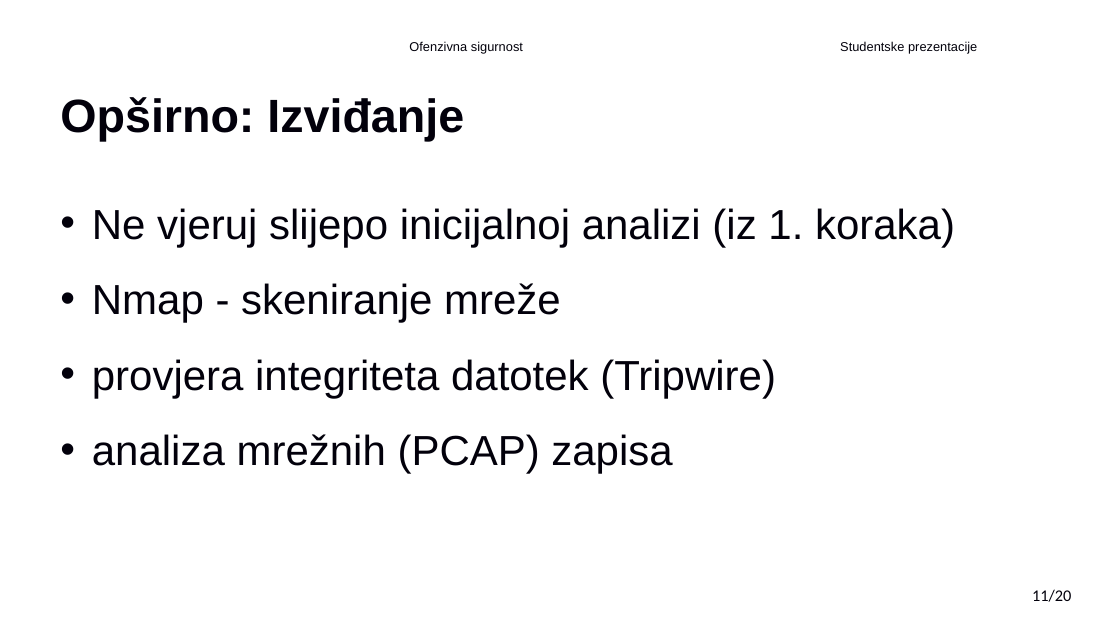
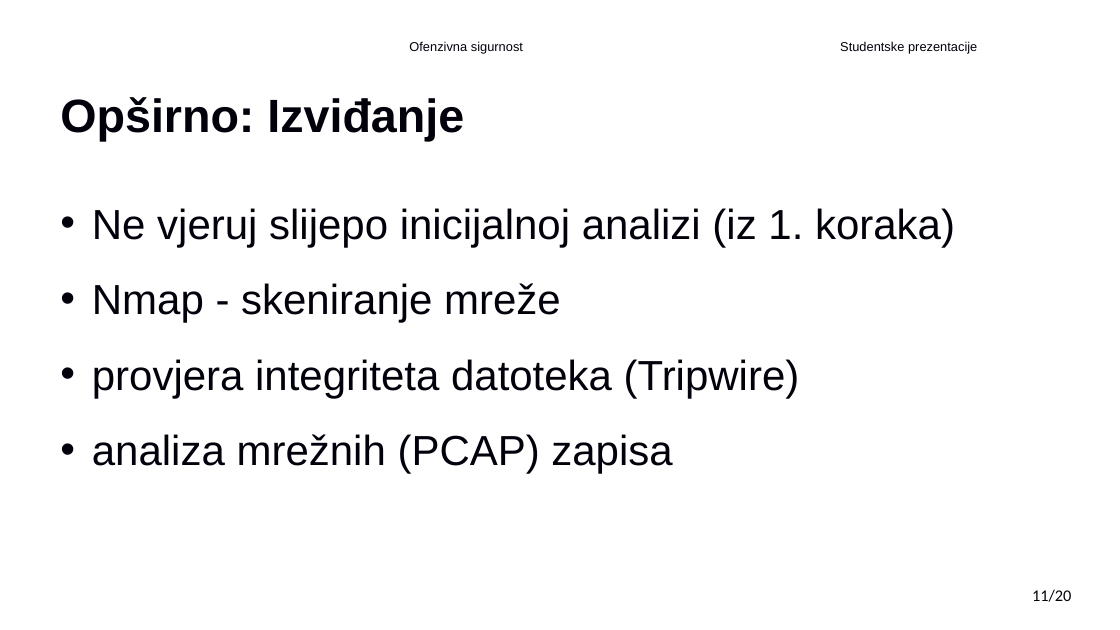
Before and after one commit to Gl1tc6/FER_diplomski, a slide deck: slide 12 of 3semestar/OFESIG/TLP.pptx. Drawn at 1120x630 pixels with LibreOffice and Linux fonts; fonts in the diff are those of the drawing; background and template pictures are left out. Boxes give left, top, right and bottom in pixels: in the first picture for what was removed or moved away, otherwise in the second. Text is boxed around its words. In the diff, an @@ line names an element or a change of style, - is before the commit and + after.

```diff
--- a/3semestar/OFESIG/TLP.pptx
+++ b/3semestar/OFESIG/TLP.pptx
@@ text at bbox=[92, 359, 800, 398]: text changed @@
-• provjera integriteta datotek (Tripwire)
+• provjera integriteta datoteka (Tripwire)
```
Also in this commit, not shown: 9 other slides changed, 1 slide added, 1 slide removed, 11 other files.
